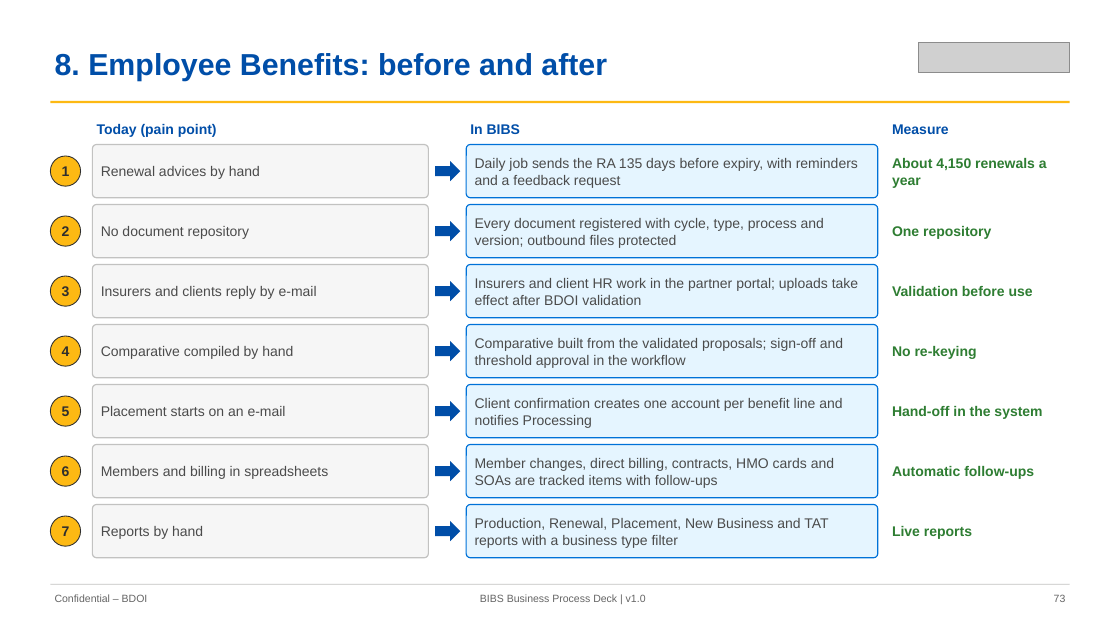
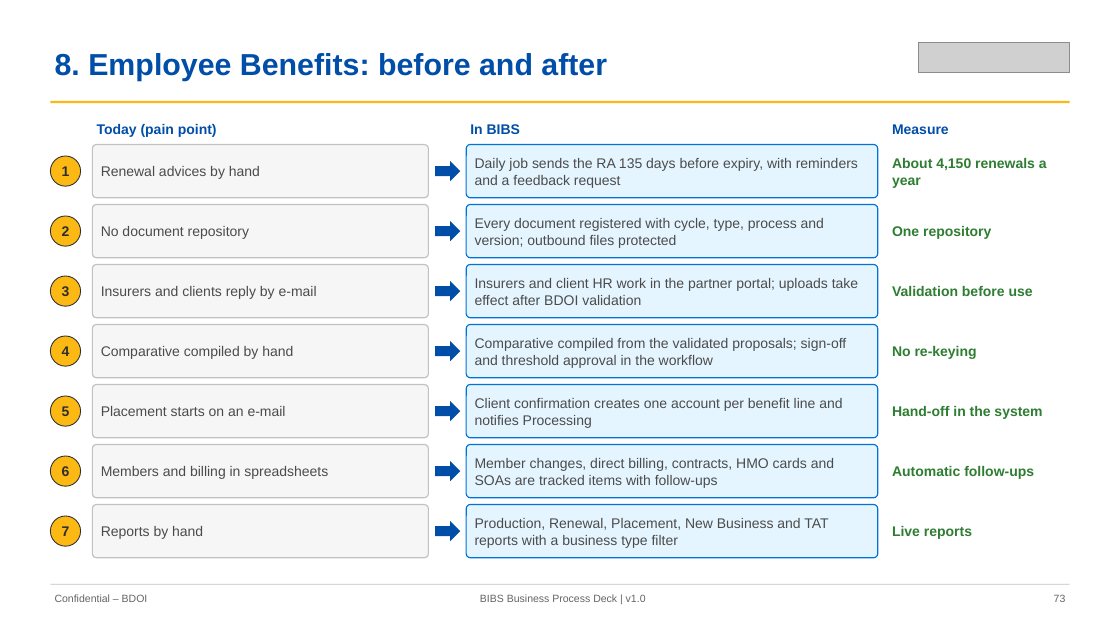
Before and after one commit to IortaTexhNXT-DEV/FinVerse, a slide deck: slide 73 of docs/deliverables/out/Programme/Decks/BIBS_Deck_BRD-00_Business_Process_AsIs_Envisioned_BestPractice_v1.0.pptx. Drawn at 1120x630 pixels with LibreOffice and Linux fonts; fonts in the diff are those of the drawing; grey boxes stand for pictures. Boxes give left, top, right and bottom in pixels: in the first picture for what was removed or moved away, otherwise in the second. Text is boxed around its words. In the diff, an @@ line names an element or a change of style, - is before the commit and + after.

Commit message:
Business process deck: FRS status and sign-off roadmap instead of build status; rebuilt deck and figures

```diff
--- a/docs/deliverables/out/Programme/Decks/BIBS_Deck_BRD-00_Business_Process_AsIs_Envisioned_BestPractice_v1.0.pptx
+++ b/docs/deliverables/out/Programme/Decks/BIBS_Deck_BRD-00_Business_Process_AsIs_Envisioned_BestPractice_v1.0.pptx
@@ text at bbox=[475, 338, 847, 368]: text changed @@
-Comparative built from the validated proposals; sign-off and threshold approval in the workflow
+Comparative compiled from the validated proposals; sign-off and threshold approval in the workflow
```
Also in this commit, not shown: 40 other slides changed, 43 other files.
